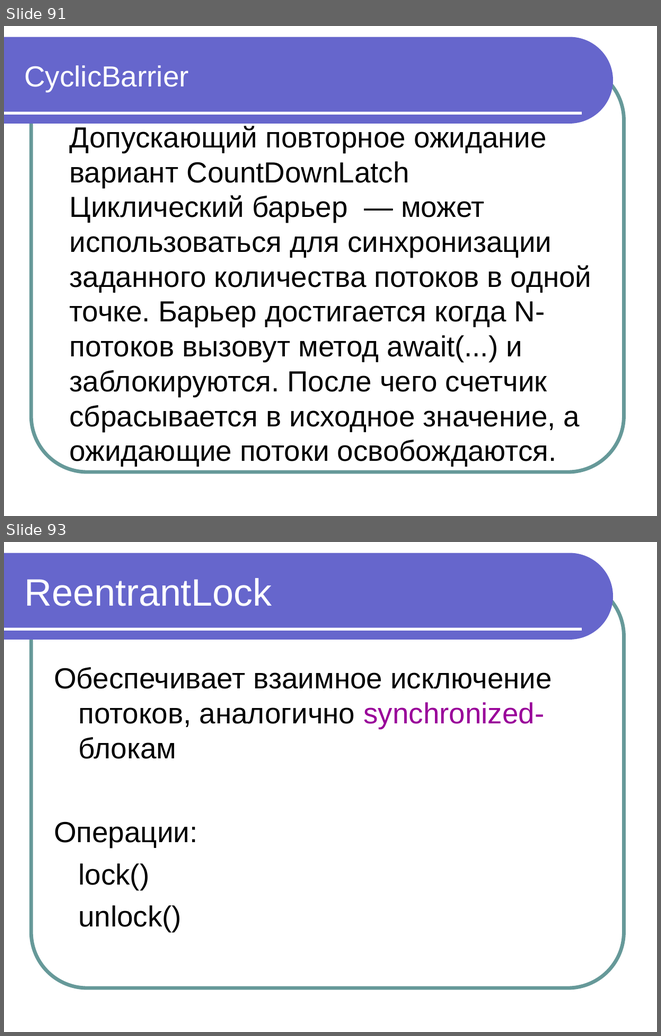
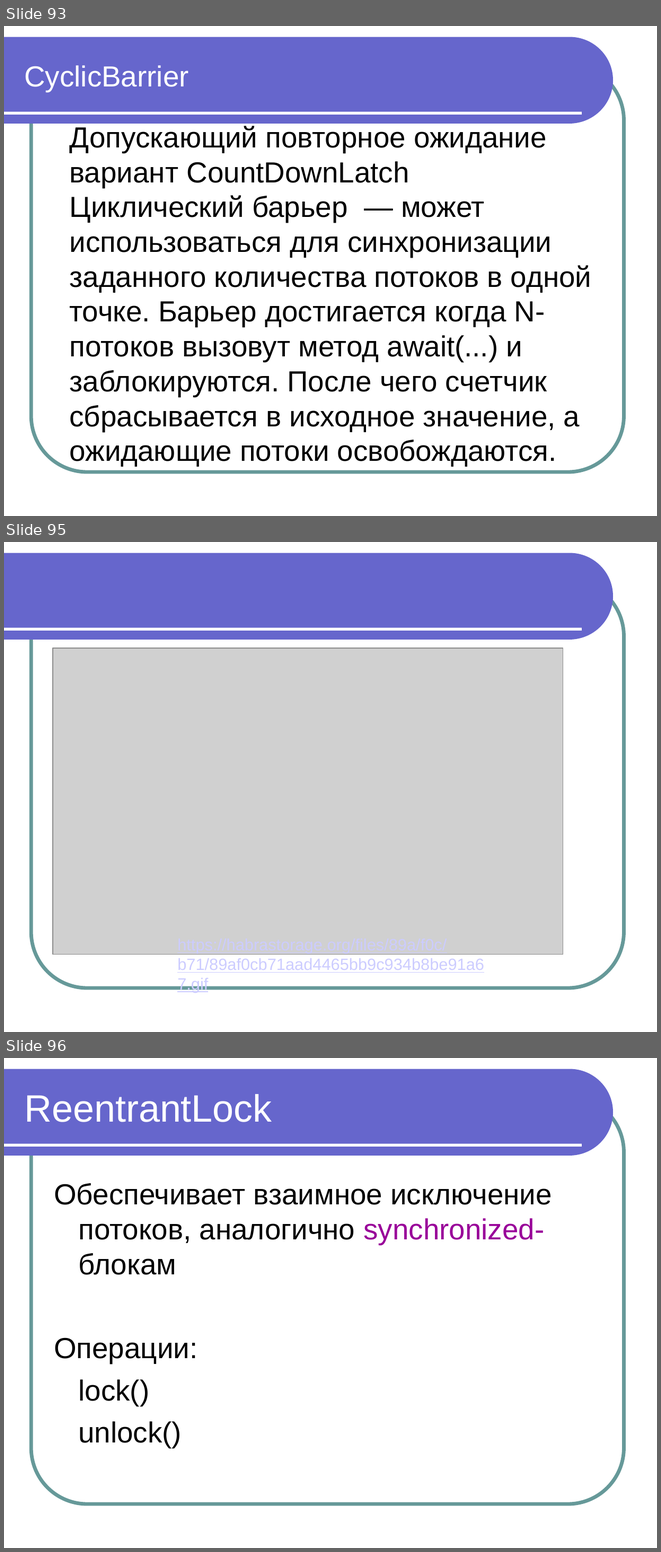
Before and after one commit to maxchv/JavaLessons, a slide deck: Lesson15/Modul 11 Vychislitelnye potoki.pptx. Shown one above the other, each under a label of ours: slides 91 and 93 before the commit, slides 93, 95 and 96 after it; the slides between them are not shown. The pictures are 661x1036 and 661x1552 pixels, drawn with LibreOffice and Linux fonts; fonts in the diff are those of the drawing; grey boxes stand for pictures. Boxes give left, top, right and bottom in pixels: in the first picture for what was removed or moved away, otherwise in the second. Text is boxed around its words. In the diff, an @@ line names an element or a change of style, - is before the commit and + after.

```diff
--- a/Lesson15/Modul 11 Vychislitelnye potoki.pptx
+++ b/Lesson15/Modul 11 Vychislitelnye potoki.pptx
@@ slide 95 added at <box>4,542,657,1032</box>, background #FFFFFF; not listed: 3 template elements that a slide beside it also shows @@
@@ picture added at <box>53,648,563,954</box> @@
@@ text added at <box>177,938,484,992</box>, 18 pt, text #CCCCFF, underline @@
+https://habrastorage.org/files/89a/f0c/b71/89af0cb71aad4465bb9c934b8be91a67.gif
@@ what was slide 91 is now slide 93 @@
@@ what was slide 93 is now slide 96 @@
```
Also in this commit, not shown: 5 slides changed, 2 other slides added, 1 other file.
